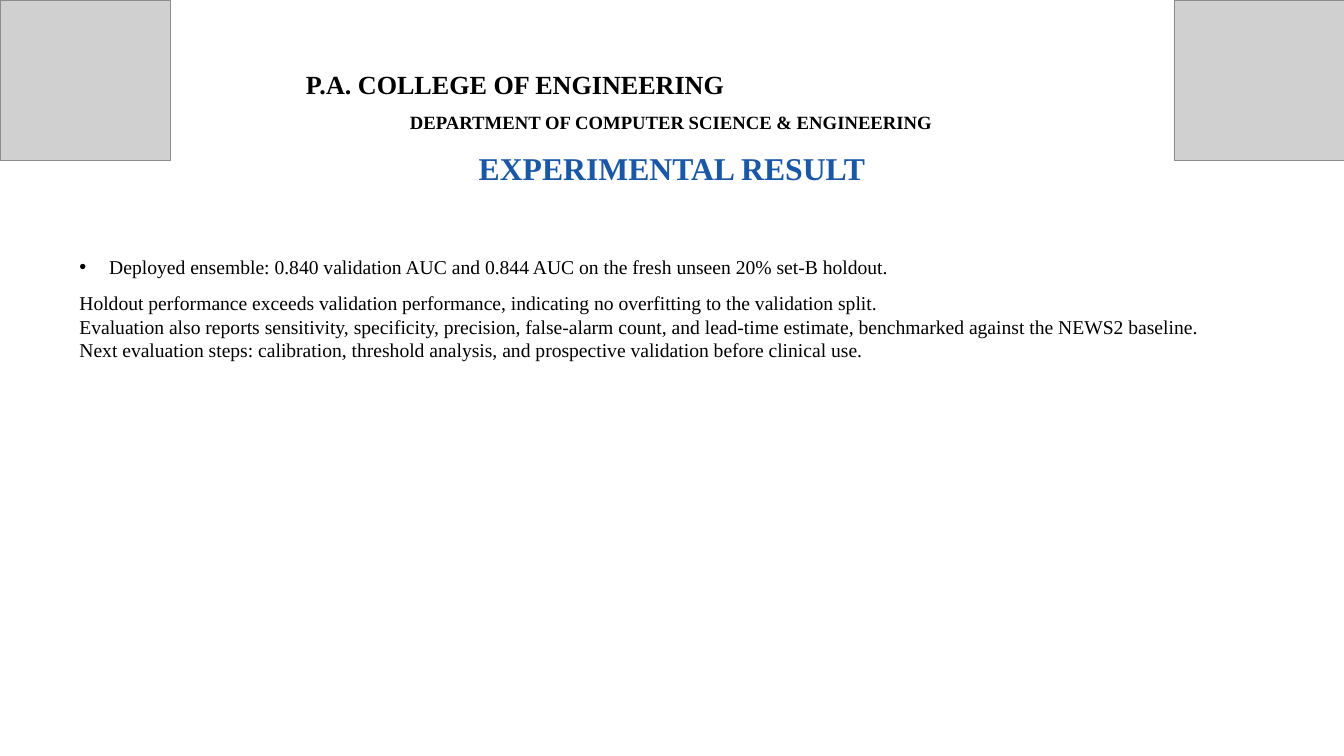
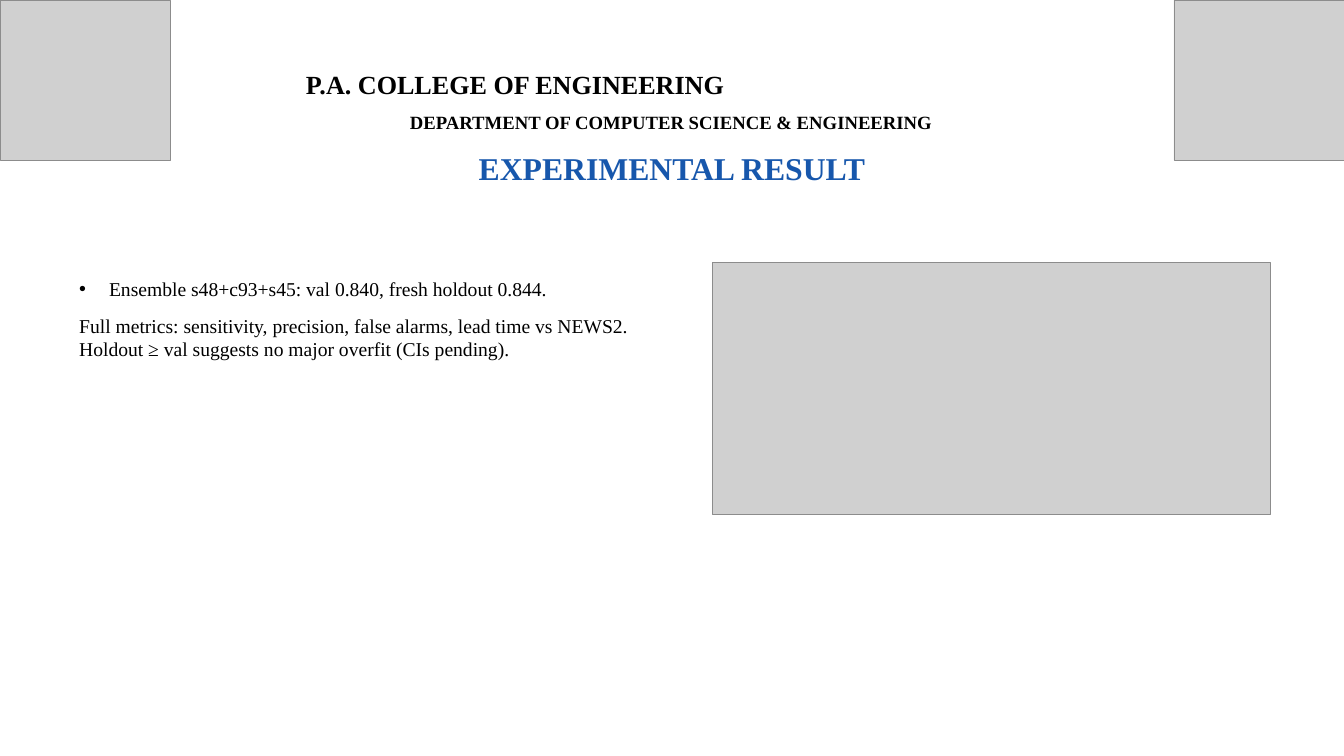
Before and after one commit to Dinaltium/SynCura, a slide deck: slide 9 of ppt/SynCura_Deck_V2.pptx. Drawn at 1344x756 pixels with LibreOffice and Linux fonts; fonts in the diff are those of the drawing; grey boxes stand for pictures. Boxes give left, top, right and bottom in pixels: in the first picture for what was removed or moved away, otherwise in the second. Text is boxed around its words. In the diff, an @@ line names an element or a change of style, - is before the commit and + after.

Commit message:
fix: apply dual ratings (ROC+CM evidence, arch strip, full refs, 0.989, roadmap split)

```diff
--- a/ppt/SynCura_Deck_V2.pptx
+++ b/ppt/SynCura_Deck_V2.pptx
@@ picture added at <box>712,262,1270,515</box> @@
@@ text at <box>79,282,627,361</box>: text changed @@
-• Deployed ensemble: 0.840 validation AUC and 0.844 AUC on the fresh unseen 20% set-B holdout.
-Holdout performance exceeds validation performance, indicating no overfitting to the validation split.
-Evaluation also reports sensitivity, specificity, precision, false-alarm count, and lead-time estimate, benchmarked against the NEWS2 baseline.
-Next evaluation steps: calibration, threshold analysis, and prospective validation before clinical use.
+• Ensemble s48+c93+s45: val 0.840, fresh holdout 0.844.
+Full metrics: sensitivity, precision, false alarms, lead time vs NEWS2.
+Holdout ≥ val suggests no major overfit (CIs pending).
```
Also in this commit, not shown: 8 other slides changed, 2 other files.
